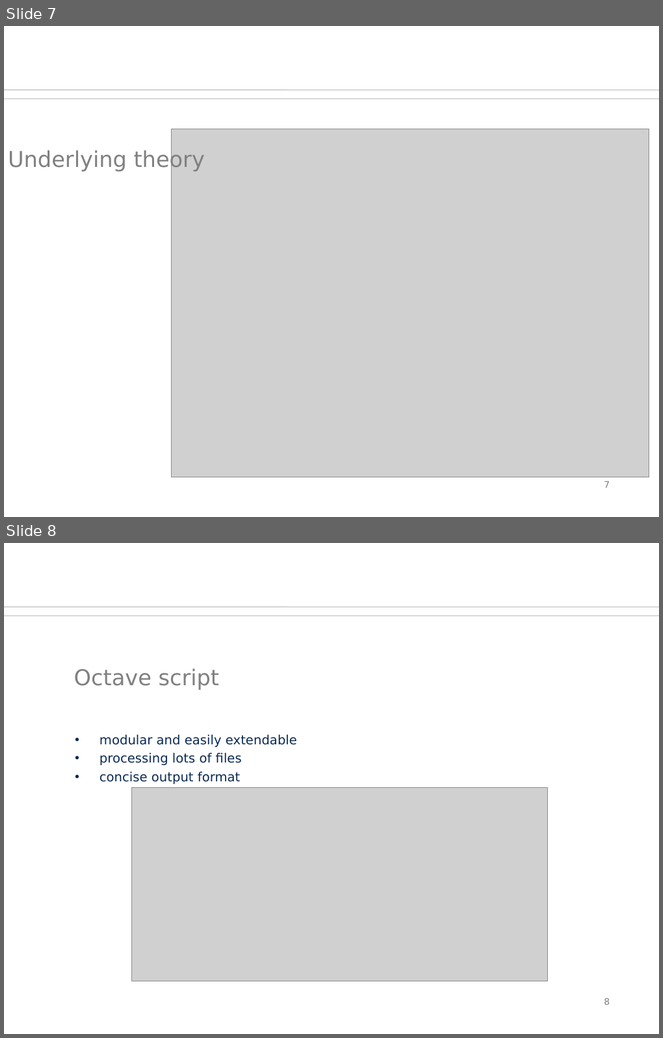
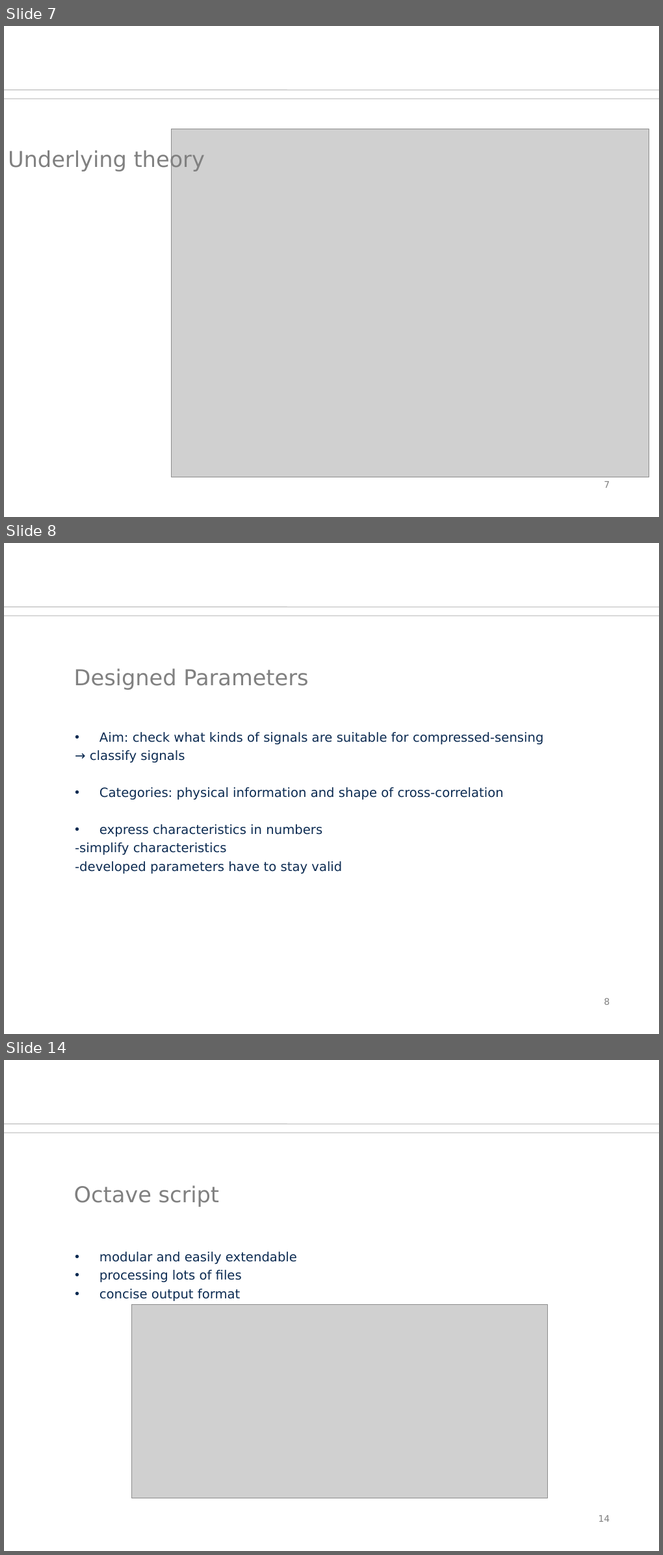
Before and after one commit to orgarten/Hauptseminar, a slide deck: Präsentation/btwf.odp. Shown one above the other, each under a label of ours: slides 7 and 8 before the commit, slides 7, 8 and 14 after it; the slides between them are not shown. The pictures are 663x1038 and 663x1555 pixels, drawn with LibreOffice and Linux fonts; fonts in the diff are those of the drawing; grey boxes stand for pictures; background and template pictures are left out. Boxes give left, top, right and bottom in pixels: in the first picture for what was removed or moved away, otherwise in the second. Text is boxed around its words. In the diff, an @@ line names an element or a change of style, - is before the commit and + after.

Commit message:
Beleg_CD with transformation symbols and Presentation with parameters-section

```diff
--- a/Präsentation/btwf.odp
+++ b/Präsentation/btwf.odp
@@ slide 8 added at bbox=[4, 543, 659, 1034], background #FFFFFF; not listed: 2 template elements that a slide beside it also shows @@
@@ title added at bbox=[74, 668, 308, 690], 24 pt, text #808080 @@
+Designed Parameters
@@ text added at bbox=[75, 732, 544, 874], 14 pt, text #0B2A51 @@
+• Aim: check what kinds of signals are suitable for compressed-sensing
+→ classify signals
+• Categories: physical information and shape of cross-correlation
+• express characteristics in numbers
+-simplify characteristics
+-developed parameters have to stay valid
@@ page number added at bbox=[604, 998, 610, 1005], 10 pt, text #808080 @@
+8
@@ what was slide 8 is now slide 14 @@
@@ page number at bbox=[599, 1516, 610, 1522]: text changed @@
-8
+14
```
Also in this commit, not shown: 5 other slides added, 2 other files.
